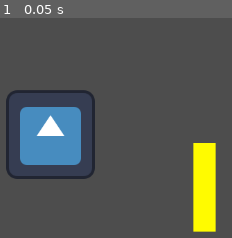
Above: before the commit, frame 1.
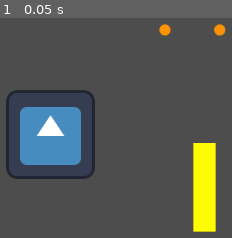
Above: after the commit, the same moment.

Repository: BenBeardComedy/school-bus-driver-simulator
Game: Godot game, scene res://Stages/demo.tscn
Same seed, same stepped clock (60 frames per second), same inputs: the game is played once before the commit and once after it. The engine's default icon, where the game draws it, is replaced by a stand-in: a white triangle on a blue panel in a dark square.
Inputs:
- Up to frame 1 (0.05 s): no input

The runs differ from the first frame. In frame 1, 0.5% of the frame differs, in the area x 68-98%, y 2-9%.

Commit message:
Cones react when hit
Cones will react when hit by bus and prints to console when hit.

Diff:
--- /dev/null
+++ b/Entities/Cone/cone.gd
@@ -0,0 +1,8 @@
+extends RigidBody2D
+
+
+signal cone_hit
+
+
+func _on_area_2d_body_entered(body: Node2D) -> void:
+	emit_signal("cone_hit")
--- /dev/null
+++ b/Entities/Cone/cone.tscn
@@ -0,0 +1,31 @@
+[gd_scene load_steps=5 format=3 uid="uid://0rkftaje26uk"]
+
+[ext_resource type="Script" uid="uid://ct35ciu5xmygg" path="res://Entities/Cone/cone.gd" id="1_dj8p4"]
+[ext_resource type="Texture2D" uid="uid://becho4eil266b" path="res://Entities/Cone/Art/Cone.png" id="2_3x2vw"]
+
+[sub_resource type="PhysicsMaterial" id="PhysicsMaterial_3x2vw"]
+
+[sub_resource type="CircleShape2D" id="CircleShape2D_wr0k6"]
+radius = 8.0
+
+[node name="Cone" type="RigidBody2D"]
+collision_layer = 4
+collision_mask = 7
+physics_material_override = SubResource("PhysicsMaterial_3x2vw")
+linear_damp = 1.0
+script = ExtResource("1_dj8p4")
+
+[node name="CollisionShape2D" type="CollisionShape2D" parent="."]
+shape = SubResource("CircleShape2D_wr0k6")
+
+[node name="Area2D" type="Area2D" parent="."]
+collision_layer = 8
+collision_mask = 2
+
+[node name="CollisionShape2D2" type="CollisionShape2D" parent="Area2D"]
+shape = SubResource("CircleShape2D_wr0k6")
+
+[node name="Cone" type="Sprite2D" parent="."]
+texture = ExtResource("2_3x2vw")
+
+[connection signal="body_entered" from="Area2D" to="." method="_on_area_2d_body_entered"]
--- a/Entities/SchoolBus/school_bus.tscn
+++ b/Entities/SchoolBus/school_bus.tscn
@@ -8,6 +8,8 @@
 height = 128.0
 
 [node name="SchoolBus" type="CharacterBody2D"]
+collision_layer = 2
+collision_mask = 9
 script = ExtResource("1_e4cmg")
 
 [node name="SchoolBus" type="Sprite2D" parent="."]
--- /dev/null
+++ b/Stages/Demo/demo.gd
@@ -0,0 +1,15 @@
+extends Node2D
+
+
+# Called when the node enters the scene tree for the first time.
+func _ready() -> void:
+	pass # Replace with function body.
+
+
+# Called every frame. 'delta' is the elapsed time since the previous frame.
+func _process(delta: float) -> void:
+	pass
+
+
+func _on_cone_hit() -> void:
+	print('demo: cone hit')
--- a/Stages/demo.tscn
+++ b/Stages/demo.tscn
@@ -1,14 +1,29 @@
-[gd_scene load_steps=4 format=3 uid="uid://p1qpps3q5c88"]
+[gd_scene load_steps=6 format=3 uid="uid://p1qpps3q5c88"]
 
+[ext_resource type="Script" uid="uid://d2urd6gf3nwju" path="res://Stages/Demo/demo.gd" id="1_5t80h"]
 [ext_resource type="PackedScene" uid="uid://cx357bjxnhbni" path="res://Entities/SchoolBus/school_bus.tscn" id="1_qsm04"]
+[ext_resource type="PackedScene" uid="uid://0rkftaje26uk" path="res://Entities/Cone/cone.tscn" id="2_8em4f"]
 [ext_resource type="Texture2D" uid="uid://b1qu3n3xuxtee" path="res://icon.svg" id="2_mw854"]
 [ext_resource type="PackedScene" uid="uid://ccq5fsmoqrcfe" path="res://Entities/FollowCam/follow_cam.tscn" id="3_mw854"]
 
 [node name="Demo" type="Node2D"]
+script = ExtResource("1_5t80h")
 
-[node name="Icon" type="Sprite2D" parent="."]
+[node name="World" type="Node2D" parent="."]
+
+[node name="Icon" type="Sprite2D" parent="World"]
 position = Vector2(311, 358)
 texture = ExtResource("2_mw854")
+
+[node name="Cones" type="Node2D" parent="."]
+
+[node name="Cone1" parent="Cones" instance=ExtResource("2_8em4f")]
+position = Vector2(555, 207)
+mass = 10.0
+
+[node name="Cone2" parent="Cones" instance=ExtResource("2_8em4f")]
+position = Vector2(476, 207)
+mass = 10.0
 
 [node name="SchoolBus" parent="." instance=ExtResource("1_qsm04")]
 position = Vector2(533, 419)
@@ -16,3 +31,6 @@
 
 [node name="FollowCam" parent="." node_paths=PackedStringArray("target") instance=ExtResource("3_mw854")]
 target = NodePath("../SchoolBus")
+
+[connection signal="cone_hit" from="Cones/Cone1" to="." method="_on_cone_hit"]
+[connection signal="cone_hit" from="Cones/Cone2" to="." method="_on_cone_hit"]
--- a/project.godot
+++ b/project.godot
@@ -57,6 +57,10 @@
 ]
 }
 
+[physics]
+
+2d/default_gravity_vector=Vector2(0, 0)
+
 [rendering]
 
 renderer/rendering_method="gl_compatibility"
Binary file added: Entities/Cone/Art/Cone.png
Not shown, added: Entities/Cone/Art/Cone.png.import
Not shown, added: Entities/Cone/cone.gd.uid
Not shown, added: Stages/Demo/demo.gd.uid
